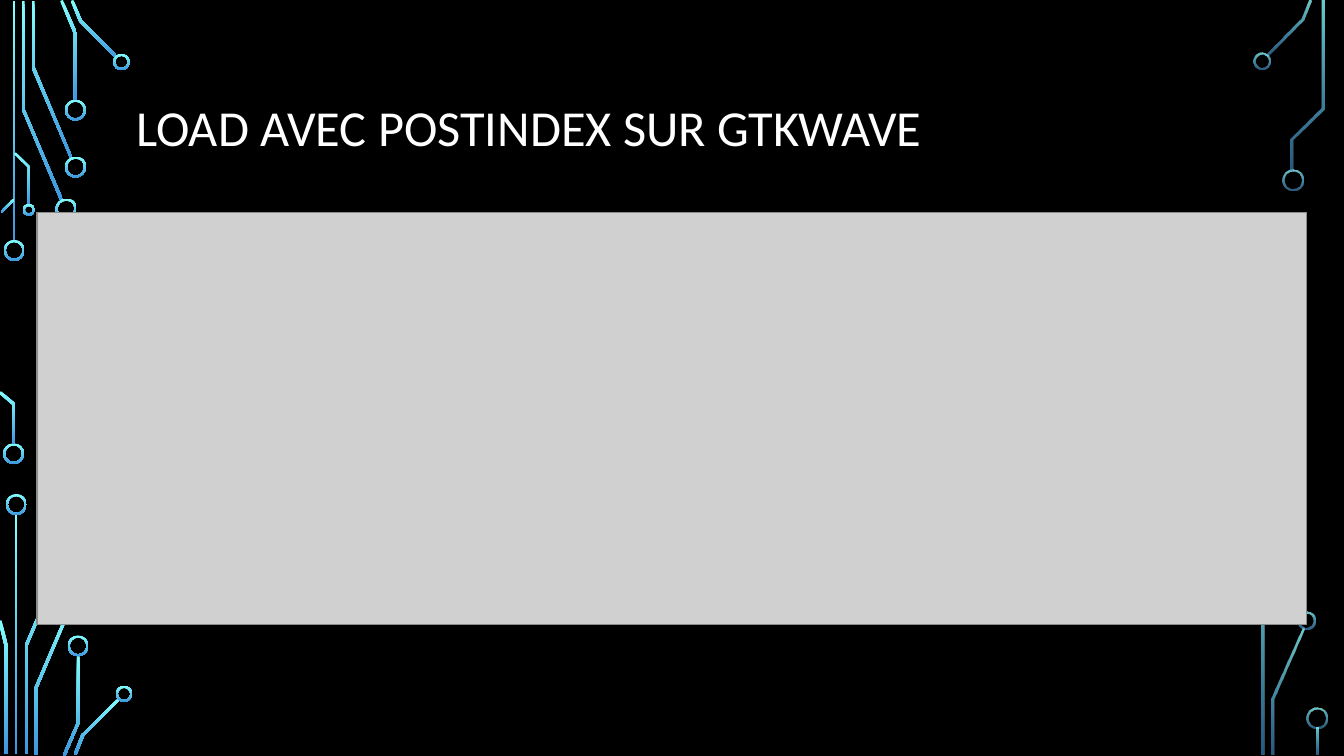
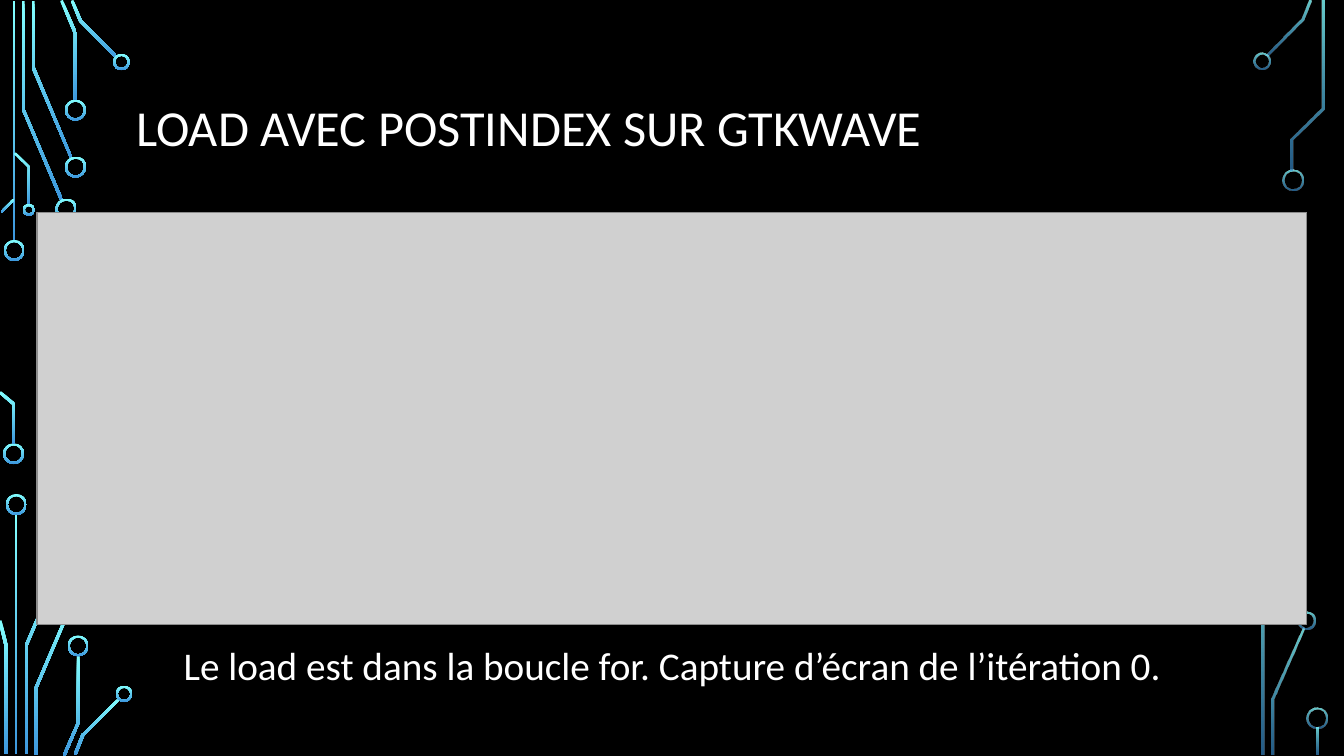
Before and after one commit to Nova-Aegis/VLSI-arm_cpu-project, a slide deck: slide 15 of rapport/VLSI-project-pres.pptx. Drawn at 1344x756 pixels with LibreOffice and Linux fonts; fonts in the diff are those of the drawing; grey boxes stand for pictures; background and template pictures are left out. Boxes give left, top, right and bottom in pixels: in the first picture for what was removed or moved away, otherwise in the second. Text is boxed around its words. In the diff, an @@ line names an element or a change of style, - is before the commit and + after.

```diff
--- a/rapport/VLSI-project-pres.pptx
+++ b/rapport/VLSI-project-pres.pptx
@@ text added at [184, 652, 1161, 687], 28 pt, text #FFFFFF @@
+Le load est dans la boucle for. Capture d’écran de l’itération 0.
```
Also in this commit, not shown: 6 other slides changed, 1 slide added, 3 other files.
